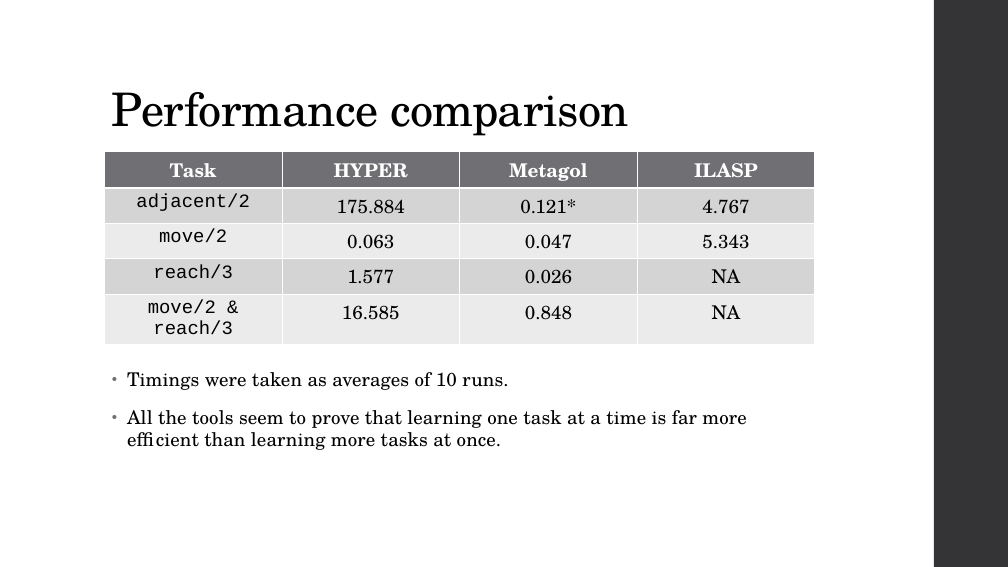
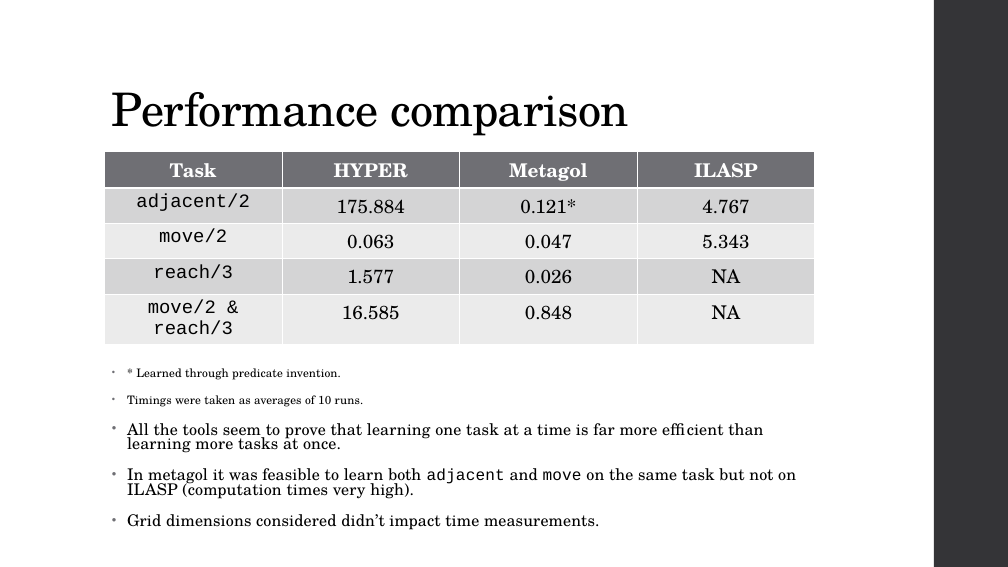
Before and after one commit to Alex-Dell1/ATAI_Maze_Project, a slide deck: slide 34 of ATAI_Presentation.pptx. Drawn at 1008x567 pixels with LibreOffice and Linux fonts; fonts in the diff are those of the drawing; background and template pictures are left out. Boxes give left, top, right and bottom in pixels: in the first picture for what was removed or moved away, otherwise in the second. Text is boxed around its words. In the diff, an @@ line names an element or a change of style, - is before the commit and + after.

Commit message:
Final presentation

```diff
--- a/ATAI_Presentation.pptx
+++ b/ATAI_Presentation.pptx
@@ text at (x1=136, y1=368, x2=340, y2=380): paragraph added @@
+• * Learned through predicate invention.
@@ text at (x1=127, y1=395, x2=763, y2=453): size 18 to 11.1 pt in "Timings were taken as averages of 10 ..."; size 18 to 15.3 pt in "All the tools seem to prove that ..."; line spacing 0.95 to 0.75 @@
@@ text at (x1=127, y1=468, x2=796, y2=530): paragraphs added @@
+• In metagol it was feasible to learn both adjacent and move on the same task but not on ILASP (computation times very high).
+• Grid dimensions considered didn’t impact time measurements.
```
Also in this commit, not shown: 1 other slide changed.
